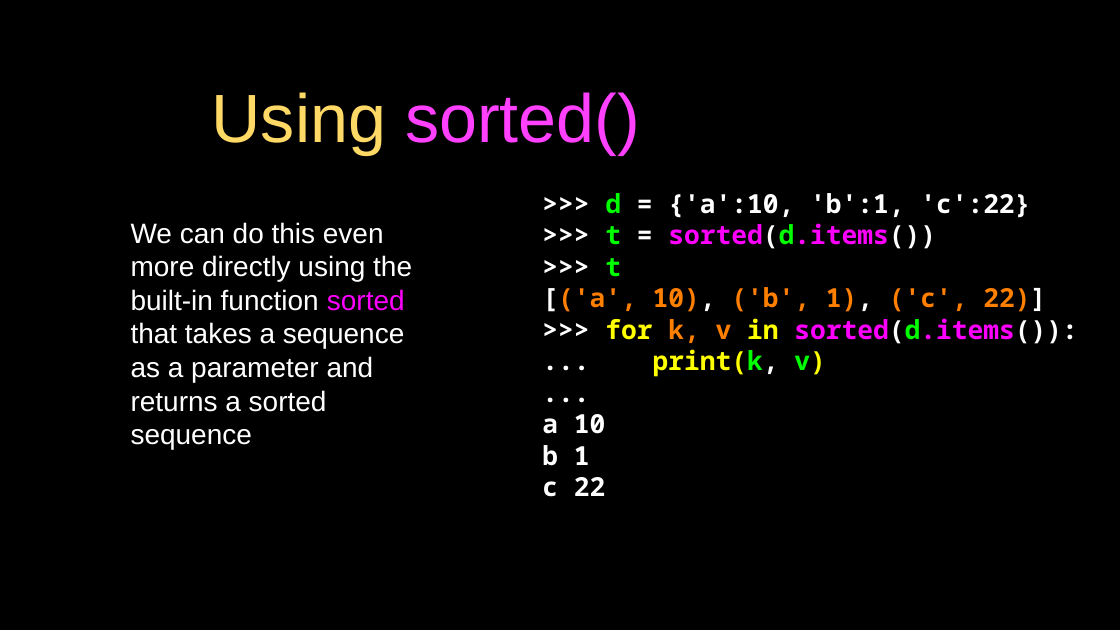
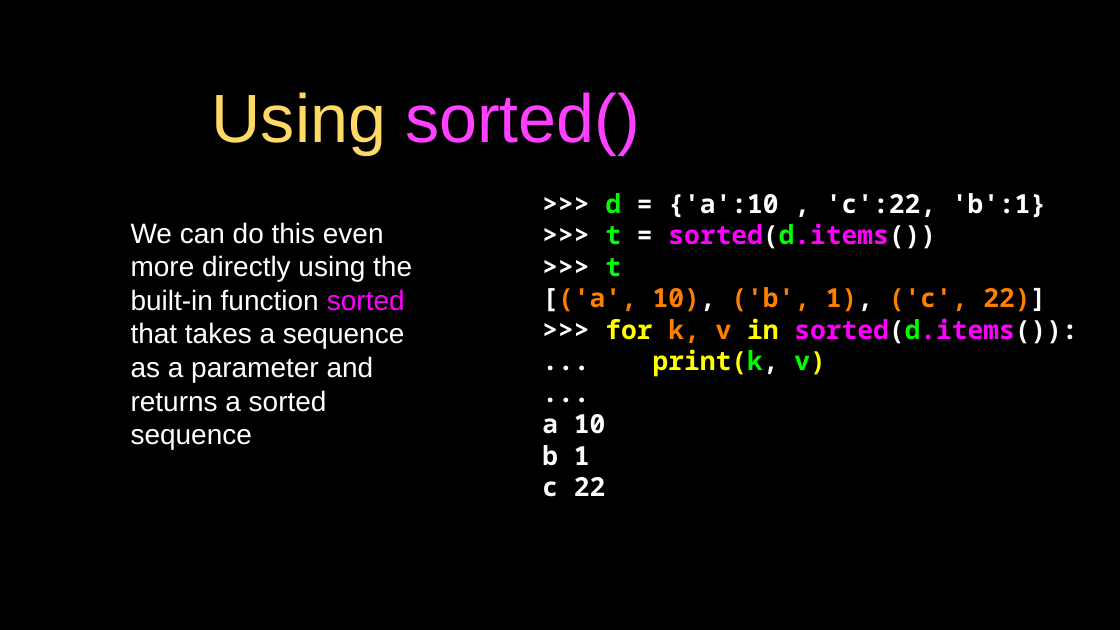
Before and after one commit to csev/py4e, a slide deck: slide 11 of lectures3/Pythonlearn-10-Tuples.pptx. Drawn at 1120x630 pixels with LibreOffice and Linux fonts; fonts in the diff are those of the drawing. Boxes give left, top, right and bottom in pixels: in the first picture for what was removed or moved away, otherwise in the second. Text is boxed around its words. In the diff, an @@ line names an element or a change of style, - is before the commit and + after.

```diff
--- a/lectures3/Pythonlearn-10-Tuples.pptx
+++ b/lectures3/Pythonlearn-10-Tuples.pptx
@@ text at bbox=[605, 193, 1046, 218]: text changed @@
->>> d = {'a':10, 'b':1, 'c':22}
+>>> d = {'a':10 , 'c':22, 'b':1}
```
Also in this commit, not shown: 2 other slides changed, 1 other file.
